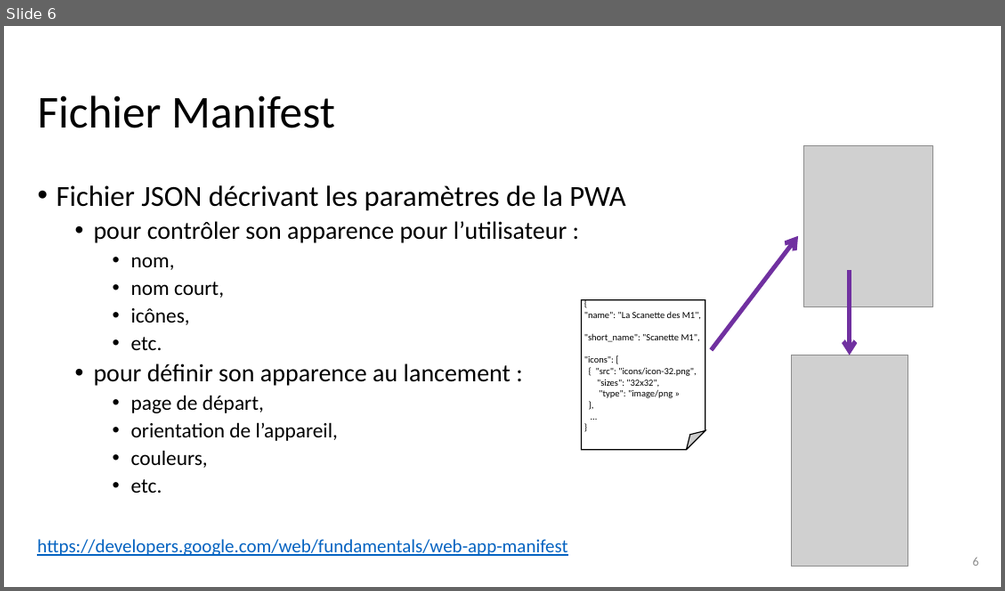
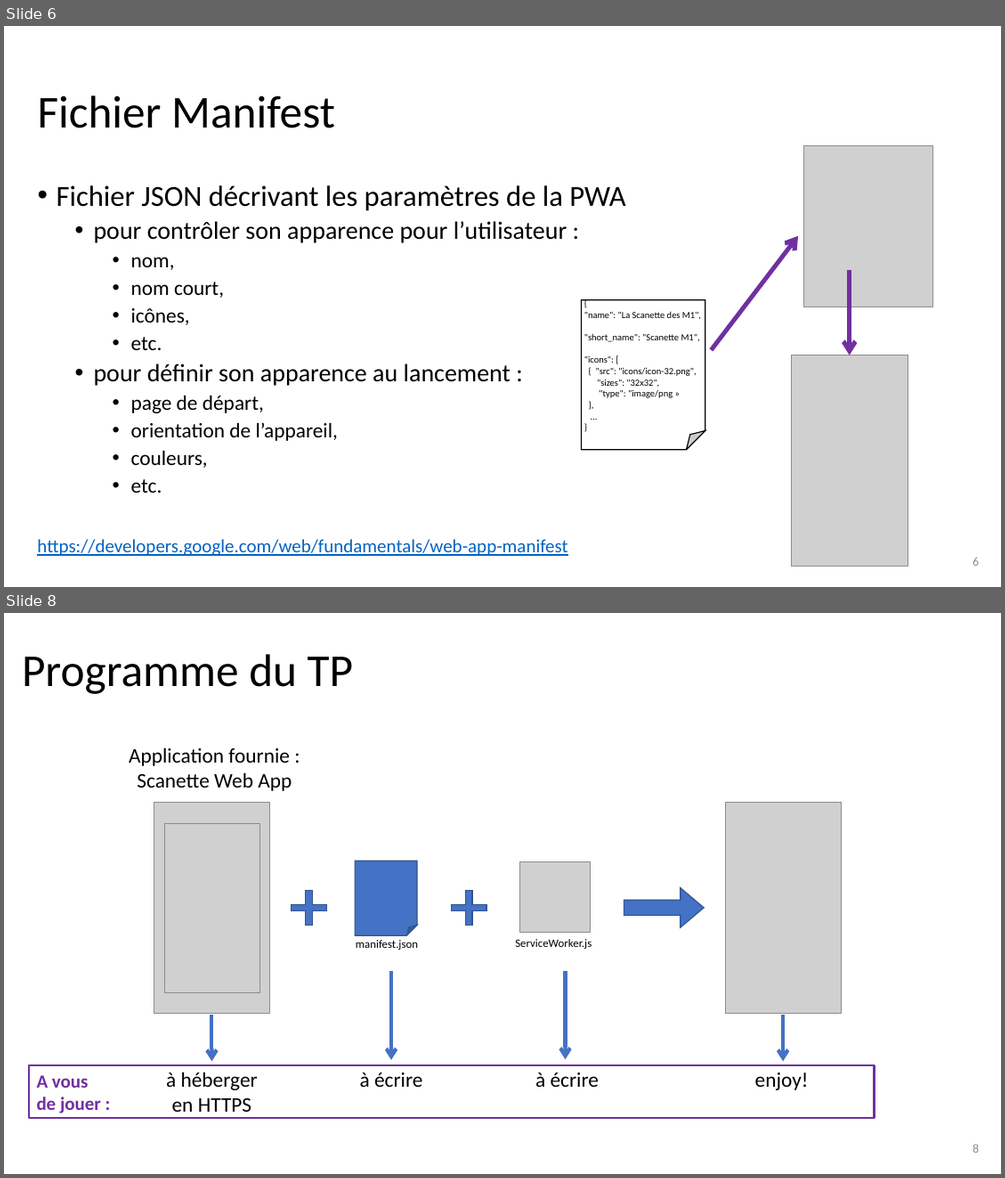
Before and after one commit to fdadeau/scanettePWA, a slide deck: sujet/PWA.pptx. Shown one above the other, each under a label of ours: slide 6 before the commit, slides 6 and 8 after it; the slides between them are not shown. The pictures are 1005x591 and 1005x1178 pixels, drawn with LibreOffice and Linux fonts; fonts in the diff are those of the drawing; grey boxes stand for pictures; background and template pictures are left out. Boxes give left, top, right and bottom in pixels: in the first picture for what was removed or moved away, otherwise in the second. Text is boxed around its words. In the diff, an @@ line names an element or a change of style, - is before the commit and + after.

```diff
--- a/sujet/PWA.pptx
+++ b/sujet/PWA.pptx
@@ slide 8 added at bbox=[4, 613, 1001, 1174], background #FFFFFF @@
@@ title added at bbox=[22, 654, 353, 694], 44 pt, text #000000 @@
+Programme du TP
@@ text added at bbox=[129, 747, 291, 791], 20 pt, text #000000 @@
+Application fournie :
+Scanette Web App
@@ group added at bbox=[154, 803, 842, 1013]: 4 pictures, 2 pluses, 2 texts, 1 folded corner, 1 right arrow @@
+manifest.json
+ServiceWorker.js
@@ arrow added from (391, 971) to (391, 1060), #4472C4 3.5 pt @@
@@ arrow added from (566, 971) to (566, 1060), #4472C4 3.5 pt @@
@@ arrow added from (212, 1014) to (212, 1061), #4472C4 3.5 pt @@
@@ arrow added from (783, 1014) to (783, 1061), #4472C4 3.5 pt @@
@@ rectangle added at bbox=[30, 1064, 874, 1118], outline #7030A0 2 pt, 18 pt, text #7030A0, bold @@
+A vous
+de jouer :
@@ text added at bbox=[166, 1071, 258, 1111], 20 pt, text #000000 @@
+à héberger
+en HTTPS
@@ text added at bbox=[360, 1072, 422, 1086], 20 pt, text #000000 @@
+à écrire
@@ text added at bbox=[535, 1072, 599, 1086], 20 pt, text #000000 @@
+à écrire
@@ text added at bbox=[755, 1072, 809, 1090], 20 pt, text #000000 @@
+enjoy!
@@ page number added at bbox=[972, 1143, 979, 1152], 12 pt, text #8C8C8C @@
+8
```
Also in this commit, not shown: 2 slides changed, 1 slide removed, 1 other file.
